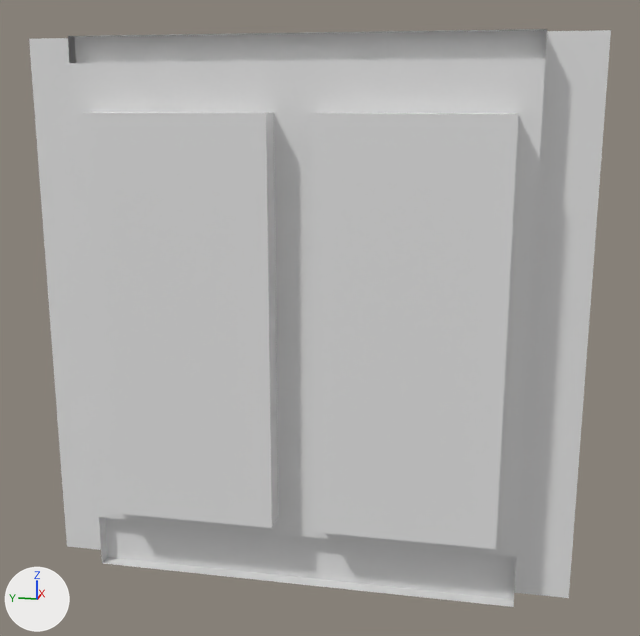
A saved change to the FBX model Assets/Designer/Mesh/Module/Bld_Wall_01.fbx.
Rendered twice from a camera (50 mm lens) standing at (-0.0613, -0.0335, 0.0357) and looking at (-0.0015, -0.0216, 0.0208). The axes (+X, +Y, +Z) are drawn at lower left. The lights are the same throughout. The older version comes first. Where no turn or scale is listed for an object, it has been applied to the vertices.

Objects in the first picture: 'Bld_Wall_01'.
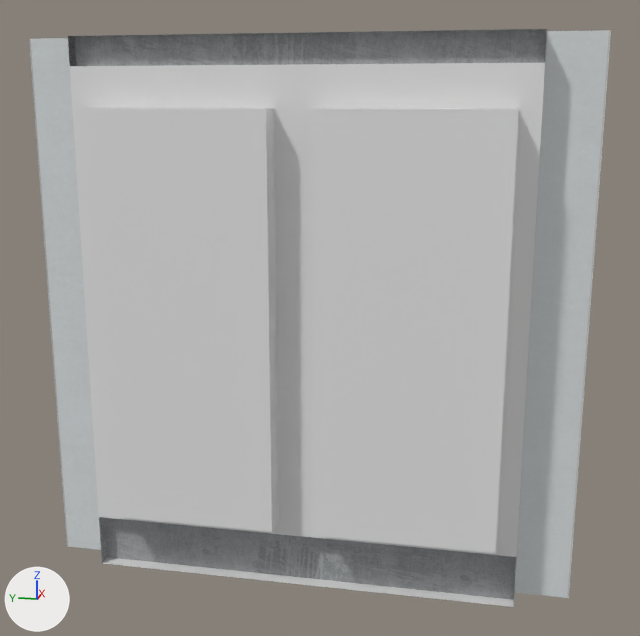
Where the change shows, as pixel boxes (x1, y1, x2, y2) in the pictures (640 x 636 px; the box of a moved part takes in the faces that stretch with it):
'Bld_Wall_01', reshaped: (29, 29, 611, 607) in both
part 1 of me_mesh, moved or reshaped: (68, 30, 547, 557) in both
part 2 of me_mesh, surface changed: (29, 29, 611, 607) in both

Patch to the scene script:
```diff
--- a/Assets/Designer/Mesh/Module/Bld_Wall_01.fbx.py
+++ b/Assets/Designer/Mesh/Module/Bld_Wall_01.fbx.py
@@ img_t_bld_module_01_basecolor_png @@
+img_t_bld_module_01_basecolor_png = load_image('T_Bld_Module_01_Basecolor.png', '_unpacked/T_Bld_Module_01_Basecolor.png', 1024, 1024, 'sRGB')
@@ mat_m_bld_module_01 @@
 mat_m_bld_module_01 = principled_material('M_Bld_Module_01')
-mat_m_bld_module_01.base_color = (0.8, 0.8, 0.8)  # white #e7e7e7
+mat_m_bld_module_01.texture = img_t_bld_module_01_basecolor_png
 mat_m_bld_module_01.roughness = 0.2
@@ mat_m_bld_window_01 @@
+mat_m_bld_window_01 = principled_material('M_Bld_Window_01')
+mat_m_bld_window_01.base_color = (0.8, 0.8, 0.8)  # white #e7e7e7
+mat_m_bld_window_01.roughness = 0.2
@@ me_mesh @@
 # used by ob_bld_wall_01; location = (0.0, 0.0, 0.0)
 # verts and faces of me_mesh; kept vertices keep their numbers, new ones are numbered from 63
 # before: 12 (-0.002, -0.0345, 0.0055) at pixel (496, 535), 13 (-0.002, -0.0215, 0.0055), 14 (-0.002, -0.0215, 0.0349) at pixel (317, 112), 15 (-0.002, -0.0345, 0.0349) at pixel (518, 113), 16 (-0.002, -0.0185, 0.0055) at pixel (278, 515)
 # before: 17 (-0.002, -0.0055, 0.0055), 18 (-0.002, -0.0055, 0.0349) at pixel (92, 112), 19 (-0.002, -0.0185, 0.0349) at pixel (273, 112), 20 (-0.004, -0.0345, 0.0055) at pixel (495, 549), 21 (-0.004, -0.0215, 0.0055) at pixel (312, 532)
 # before: 22 (-0.004, -0.0215, 0.0349) at pixel (311, 113), 23 (-0.004, -0.0345, 0.0349) at pixel (518, 113), 24 (-0.004, -0.0185, 0.0055) at pixel (271, 528), 25 (-0.004, -0.0055, 0.0055) at pixel (104, 512), 26 (-0.004, -0.0055, 0.0349) at pixel (79, 112)
 # before: 27 (-0.004, -0.0185, 0.0349) at pixel (265, 113), 52 (-0.002, -0.004, 0.0382) at pixel (69, 63), 53 (-0.002, -0.02, 0.0382) at pixel (295, 61), 54 (-0.002, -0.036, 0.0382) at pixel (545, 59), 57 (-0.001, -0.004, 0.0382) at pixel (76, 63)
 # before: 58 (-0.001, -0.02, 0.0382) at pixel (298, 61), 61 (-0.001, -0.036, 0.0382) at pixel (544, 59)
-me_mesh.from_pydata(...)  # 63 vertices, 52 faces; spans x -0.004..0.0, y -0.04..0.0, z 0.0..0.04
+me_mesh.from_pydata(...)  # 71 vertices, 52 faces; spans x -0.004..0.0, y -0.04..0.0, z 0.0..0.04
+# me_mesh part 1
+delete_faces([(20, 21, 22, 23), (24, 25, 26, 27)])
+for i in [12, 13, 16, 17, 20, 21, 24, 25]: verts[i] += (0.0, 0.0, -0.0003)
+for i in [14, 15, 18, 19, 22, 23, 26, 27]: verts[i] += (0.0, 0.0, 0.0003)
+for i in [52, 53, 54, 57, 58, 61]: verts[i] += (0.0, 0.0, -0.0002)
+verts[63] = (-0.004, -0.0345, 0.0052)  # pixel (495, 553)
+verts[64] = (-0.004, -0.0345, 0.0352)  # pixel (518, 108)
+verts[65] = (-0.004, -0.0185, 0.0052)  # pixel (271, 532)
+verts[66] = (-0.004, -0.0185, 0.0352)  # pixel (265, 108)
+for new, old in zip([*range(67, 71)], [*range(63, 67)]): verts[new] = verts[old] + (0.0, 0.013, 0.0)
+faces += [(63, 67, 68, 64), (65, 69, 70, 66)]  # mat_m_bld_window_01 (white #e7e7e7)
+# me_mesh part 2: 50 kept faces spanning x -0.004..0.0, y -0.04..0.0, z 0.0..0.04 get new texture (UV) coordinates
 me_mesh.materials.append(mat_m_bld_module_01)
+me_mesh.materials.append(mat_m_bld_window_01)  # white #e7e7e7
```
